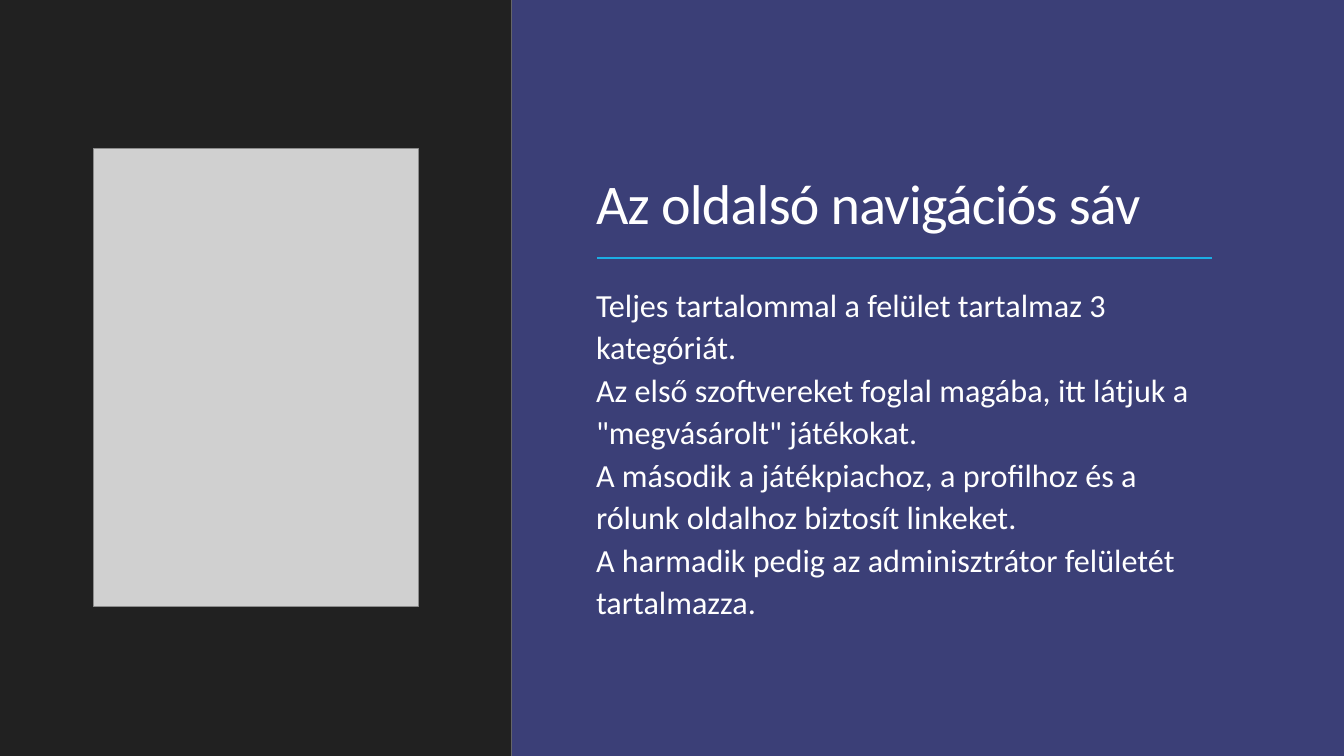
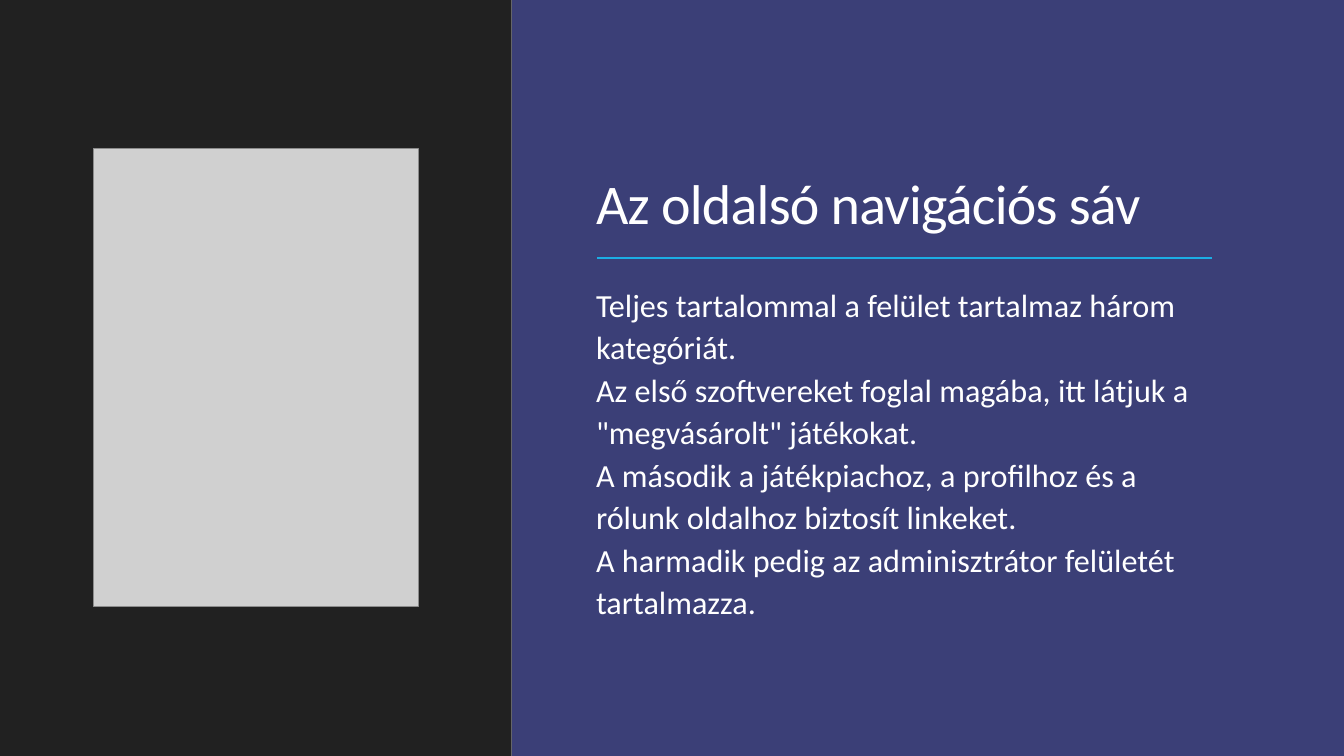
Before and after one commit to SzenasiLevente/ProjektOKJ, a slide deck: slide 4 of docs/ProjektBemutato.pptx. Drawn at 1344x756 pixels with LibreOffice and Linux fonts; fonts in the diff are those of the drawing; grey boxes stand for pictures. Boxes give left, top, right and bottom in pixels: in the first picture for what was removed or moved away, otherwise in the second. Text is boxed around its words. In the diff, an @@ line names an element or a change of style, - is before the commit and + after.

Commit message:
ppt final update

```diff
--- a/docs/ProjektBemutato.pptx
+++ b/docs/ProjektBemutato.pptx
@@ text at box(596, 294, 1188, 615): text changed @@
-Teljes tartalommal a felület tartalmaz 3 kategóriát.
-Az első szoftvereket foglal magába, itt látjuk a "megvásárolt" játékokat.
-A második a játékpiachoz, a profilhoz és a rólunk oldalhoz biztosít linkeket.
-A harmadik pedig az adminisztrátor felületét tartalmazza.
+Teljes tartalommal a felület tartalmaz három kategóriát.
+Az első szoftvereket foglal magába, itt látjuk a "megvásárolt" játékokat.
+A második a játékpiachoz, a profilhoz és a rólunk oldalhoz biztosít linkeket.
+A harmadik pedig az adminisztrátor felületét tartalmazza.
```
Also in this commit, not shown: 1 other slide changed.
